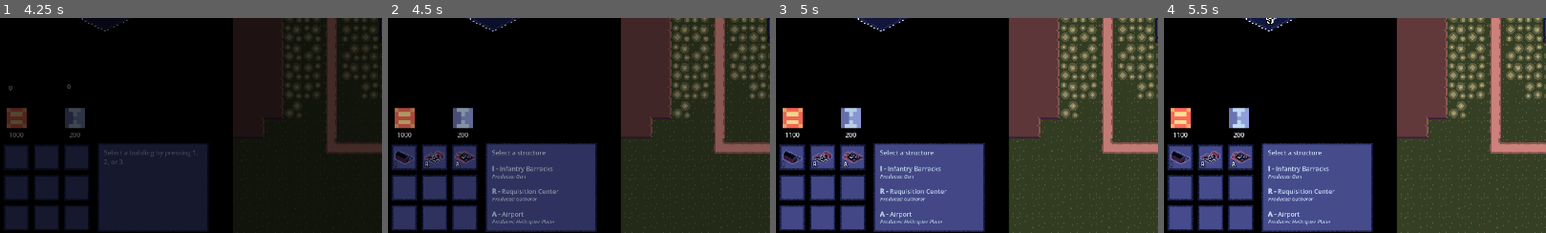
Above: before the commit, frames 1-4 (left to right).
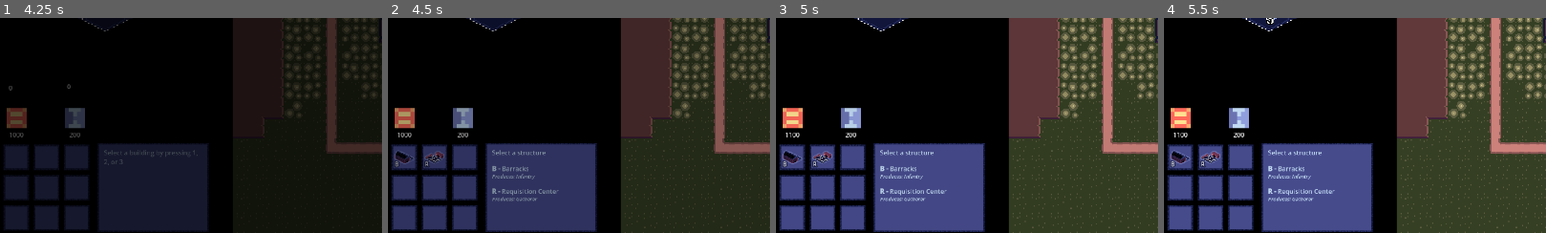
Above: after the commit, the same moments.

Repository: ClemiDouce/halloween-game-jam-2026
Game: Godot game, scene res://scenes/world.tscn
Two runs of this game, one before a commit and one after it. Both use one fixed random seed, a clock stepped at 60 frames per second and the inputs below. Sound files missing from this copy of the repository are replaced by a short silence.
Inputs:
- Up to frame 1 (4.25 s): click "Play" at 0.5 s; click "Play" at 1.25 s; tap Enter at 2 s; hold Up (ui_up) 2.03-2.78 s; tap D (destroy_building) at 2.1 s; hold Down (ui_down) 2.78-3.53 s; tap Tab (next_path) at 2.85 s; hold Up (ui_up) from 3.53 s (still down); tap 1 (select_slot_1) at 3.6 s
- Up to frame 2 (4.5 s): keep holding Up (ui_up); tap 2 (select_slot_2) at 4.35 s
- Up to frame 3 (5 s): keep holding Up (ui_up)
- Up to frame 4 (5.5 s): release Up (ui_up) at 5.03 s; hold Down (ui_down) from 5.03 s (still down); tap 3 (select_slot_3) at 5.1 s
The pictures show only the part of the screen within x 3-53%, y 49-99%; the shares and areas given below are measured in that part.

Frame 1 is identical in both runs. In frame 2, 0.7% of the frame differs, in the area x 2-44%, y 62-97%; in frame 3, 0.8%; in frame 4, 0.8%, in the area x 2-44%, y 61-97%.

Commit message:
Rename apocolypse

Diff:
--- a/data/buildings/infantry_barracks.tres
+++ b/data/buildings/infantry_barracks.tres
@@ -6,15 +6,15 @@
 [ext_resource type="Script" uid="uid://ctxaornc1ibjt" path="res://scripts/units/unit_ressource.gd" id="2_nu282"]
 [ext_resource type="Resource" uid="uid://l0m3pssrbkug" path="res://data/units/gun_soldier.tres" id="5_mywlt"]
 
-[sub_resource type="InputEventKey" id="InputEventKey_nq4hi"]
+[sub_resource type="InputEventKey" id="InputEventKey_mywlt"]
 device = -1
-keycode = 73
-unicode = 105
+keycode = 66
+unicode = 98
 
 [resource]
 script = ExtResource("1_tt5rx")
-input_keyboard = SubResource("InputEventKey_nq4hi")
-building_name = "Infantry Barracks"
+input_keyboard = SubResource("InputEventKey_mywlt")
+building_name = "Barracks"
 building_texture = ExtResource("1_nu282")
 units = Array[ExtResource("2_nu282")]([ExtResource("5_mywlt")])
 button_icon = ExtResource("2_nq4hi")
--- a/data/buildings/tank_factory.tres
+++ b/data/buildings/tank_factory.tres
@@ -8,15 +8,15 @@
 [ext_resource type="Resource" uid="uid://jxlk5ecgk1cq" path="res://data/units/missile_launcher.tres" id="6_jnt4j"]
 [ext_resource type="Resource" uid="uid://6cqe7pn2dasa" path="res://data/units/heavy_tank.tres" id="7_myaue"]
 
-[sub_resource type="InputEventKey" id="InputEventKey_ti5y2"]
+[sub_resource type="InputEventKey" id="InputEventKey_0nnes"]
 device = -1
-keycode = 84
-unicode = 116
+keycode = 70
+unicode = 102
 
 [resource]
 script = ExtResource("1_2f3vs")
-input_keyboard = SubResource("InputEventKey_ti5y2")
-building_name = "Tank Factory"
+input_keyboard = SubResource("InputEventKey_0nnes")
+building_name = "Mechanized Factory"
 building_texture = ExtResource("1_ti5y2")
 units = Array[ExtResource("3_xi2ec")]([ExtResource("5_0nnes"), ExtResource("6_jnt4j"), ExtResource("7_myaue")])
 button_icon = ExtResource("2_ti5y2")
--- a/data/units/airplane.tres
+++ b/data/units/airplane.tres
@@ -6,10 +6,10 @@
 [ext_resource type="Texture2D" uid="uid://3a2x4g4ebd84" path="res://assets/art/processed_units/plane_blue.png" id="4_0q8tt"]
 [ext_resource type="Texture2D" uid="uid://dy0d3np7je6mt" path="res://assets/art/processed_units/plane_red.png" id="5_fsetb"]
 
-[sub_resource type="InputEventKey" id="InputEventKey_3o67u"]
+[sub_resource type="InputEventKey" id="InputEventKey_cn88x"]
 device = -1
-keycode = 80
-unicode = 112
+keycode = 70
+unicode = 102
 
 [sub_resource type="ShaderMaterial" id="ShaderMaterial_nesqq"]
 shader = ExtResource("3_mp85e")
@@ -27,9 +27,9 @@
 1: ExtResource("5_fsetb")
 })
 shader = SubResource("ShaderMaterial_nesqq")
-input_keyboard = SubResource("InputEventKey_3o67u")
+input_keyboard = SubResource("InputEventKey_cn88x")
 button_icon = ExtResource("1_cn88x")
-unit_name = "Plane"
+unit_name = "Fighter"
 health = 5
 damage = 25
 attack_range = 25.0
--- a/data/units/gun_soldier.tres
+++ b/data/units/gun_soldier.tres
@@ -6,10 +6,10 @@
 [ext_resource type="Texture2D" uid="uid://lhh4j5y73nxr" path="res://assets/art/processed_units/mech_blue.png" id="2_x1ny7"]
 [ext_resource type="Texture2D" uid="uid://duf7vy5tiapfb" path="res://assets/art/processed_units/mech_red.png" id="3_7vips"]
 
-[sub_resource type="InputEventKey" id="InputEventKey_1g1w0"]
+[sub_resource type="InputEventKey" id="InputEventKey_qm3sk"]
 device = -1
-keycode = 71
-unicode = 103
+keycode = 73
+unicode = 105
 
 [sub_resource type="AtlasTexture" id="AtlasTexture_uwuil"]
 atlas = ExtResource("2_x1ny7")
@@ -28,9 +28,9 @@
 0: SubResource("AtlasTexture_uwuil"),
 1: SubResource("AtlasTexture_tmmt3")
 })
-input_keyboard = SubResource("InputEventKey_1g1w0")
+input_keyboard = SubResource("InputEventKey_qm3sk")
 button_icon = ExtResource("1_7vips")
-unit_name = "Gun"
+unit_name = "Infantry"
 health = 25
 damage = 15
 attack_range = 30.0
--- a/scenes/levels/level_1.tscn
+++ b/scenes/levels/level_1.tscn
@@ -11,7 +11,6 @@
 [ext_resource type="Script" uid="uid://b53fi0c8w7xjc" path="res://scripts/path/unit_path.gd" id="5_iwr0g"]
 [ext_resource type="Script" uid="uid://cgyk0r65c3y0b" path="res://scripts/ai_controller.gd" id="6_bahl2"]
 [ext_resource type="Script" uid="uid://lqgxp7i3sre7" path="res://scripts/data/game_rules.gd" id="6_mkypq"]
-[ext_resource type="Resource" uid="uid://rm3lj24ljsux" path="res://data/buildings/airport.tres" id="6_ndtll"]
 [ext_resource type="Script" uid="uid://d3nq8uvycb5nh" path="res://scripts/base_building/base_manager.gd" id="8_v6ha0"]
 [ext_resource type="PackedScene" uid="uid://dqboevq7un3ij" path="res://scenes/mineral_chunk.tscn" id="9_gmpev"]
 [ext_resource type="Texture2D" uid="uid://rg1utyof3hhv" path="res://assets/art/tab.png" id="10_mkypq"]
@@ -24,7 +23,7 @@
 
 [sub_resource type="Resource" id="Resource_iav0o"]
 script = ExtResource("6_mkypq")
-enabled_buildings = Array[ExtResource("3_np2pn")]([ExtResource("4_v6ha0"), ExtResource("5_gmpev"), ExtResource("6_ndtll")])
+enabled_buildings = Array[ExtResource("3_np2pn")]([ExtResource("4_v6ha0"), ExtResource("5_gmpev")])
 metadata/_custom_type_script = "uid://lqgxp7i3sre7"
 
 [sub_resource type="Resource" id="Resource_x7n8s"]
